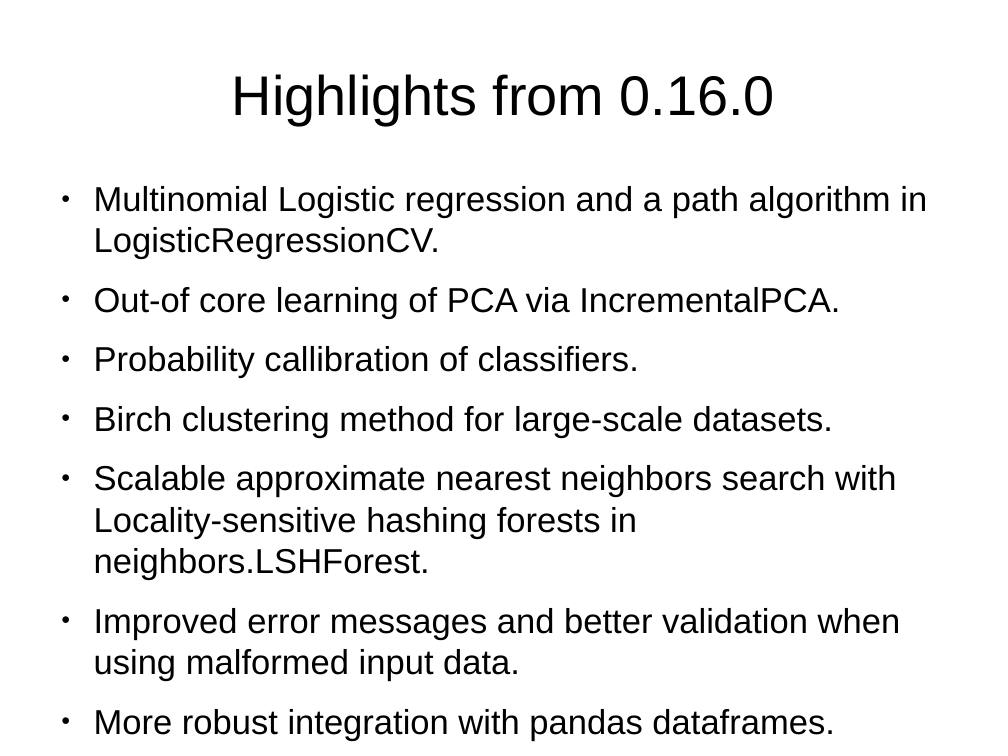
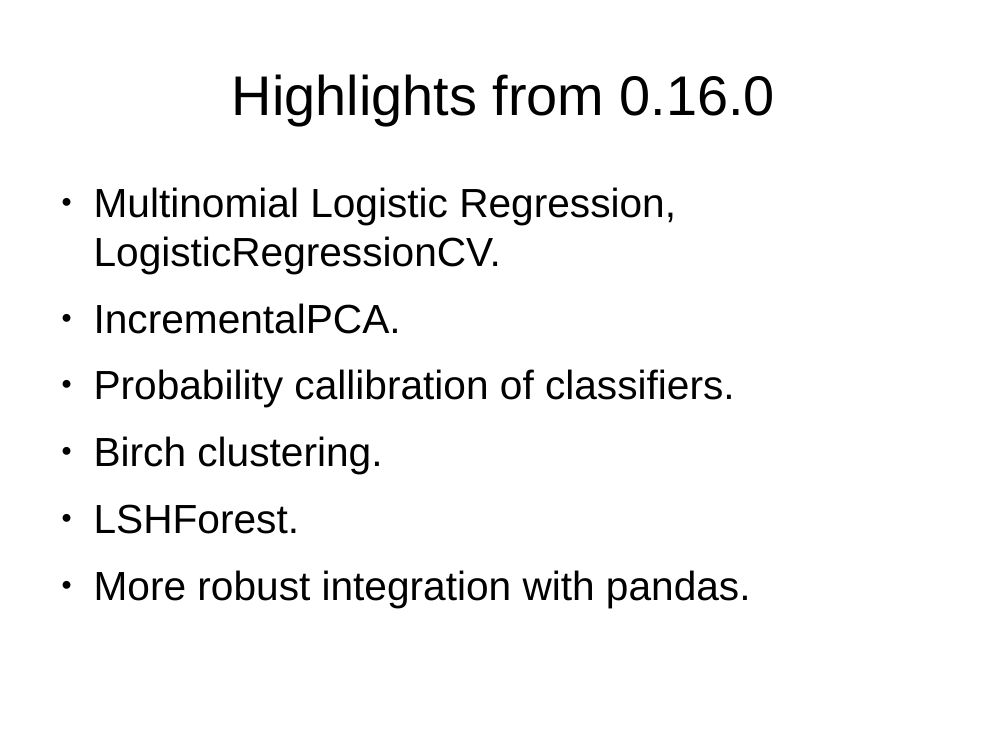
Before and after one commit to amueller/talks_odt, a slide deck: slide 63 of nyc-open-data-2015-andvanced-sklearn.odp (slide 72 before the commit). Drawn at 1008x756 pixels with LibreOffice and Linux fonts; fonts in the diff are those of the drawing. Boxes give left, top, right and bottom in pixels: in the first picture for what was removed or moved away, otherwise in the second. Text is boxed around its words. In the diff, an @@ line names an element or a change of style, - is before the commit and + after.

Commit message:
ok version of nyc-open-data

```diff
--- a/nyc-open-data-2015-andvanced-sklearn.odp
+++ b/nyc-open-data-2015-andvanced-sklearn.odp
@@ text at (94,187,676,334): text changed; size 27.2 to 32 pt @@
-● Multinomial Logistic regression and a path algorithm in LogisticRegressionCV.
-● Out-of core learning of PCA via IncrementalPCA.
+● Multinomial Logistic Regression, LogisticRegressionCV.
+● IncrementalPCA.
@@ text at (94,369,735,407): size 27.2 to 32 pt in "Probability callibration of classifiers." @@
@@ text at (94,436,751,607): text changed; size 27.2 to 32 pt @@
-● Birch clustering method for large-scale datasets.
-● Scalable approximate nearest neighbors search with Locality-sensitive hashing forests in neighbors.LSHForest.
-● Improved error messages and better validation when using malformed input data.
-● More robust integration with pandas dataframes.
+● Birch clustering.
+● LSHForest.
+● More robust integration with pandas.
```
Also in this commit, not shown: 14 other slides changed, 5 slides added, 4 slides removed.
